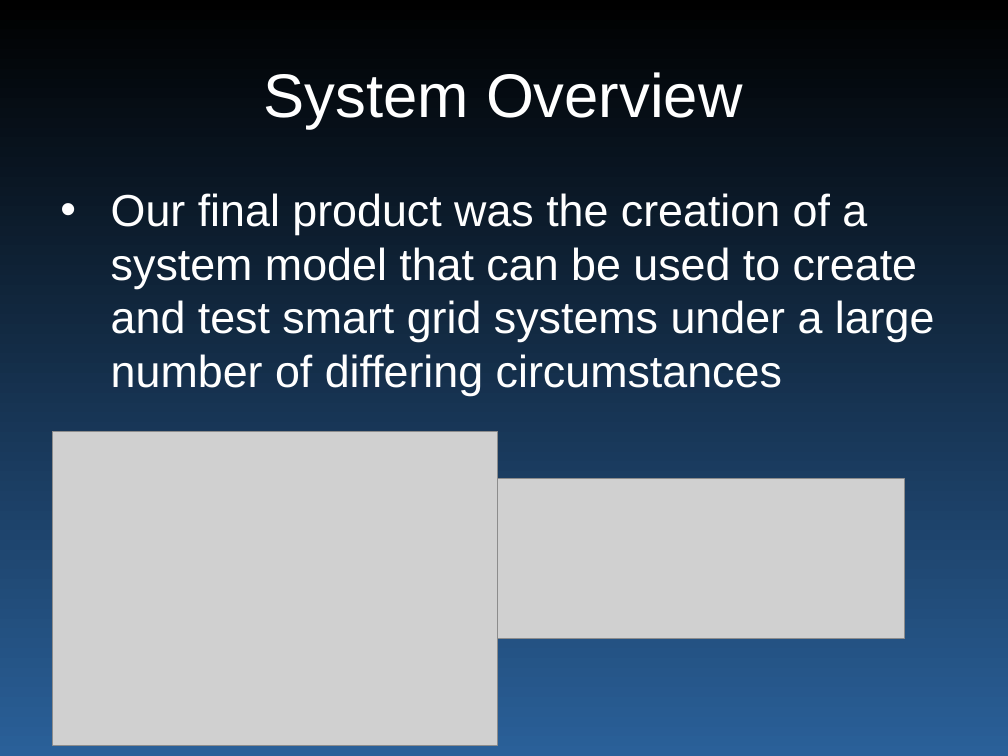
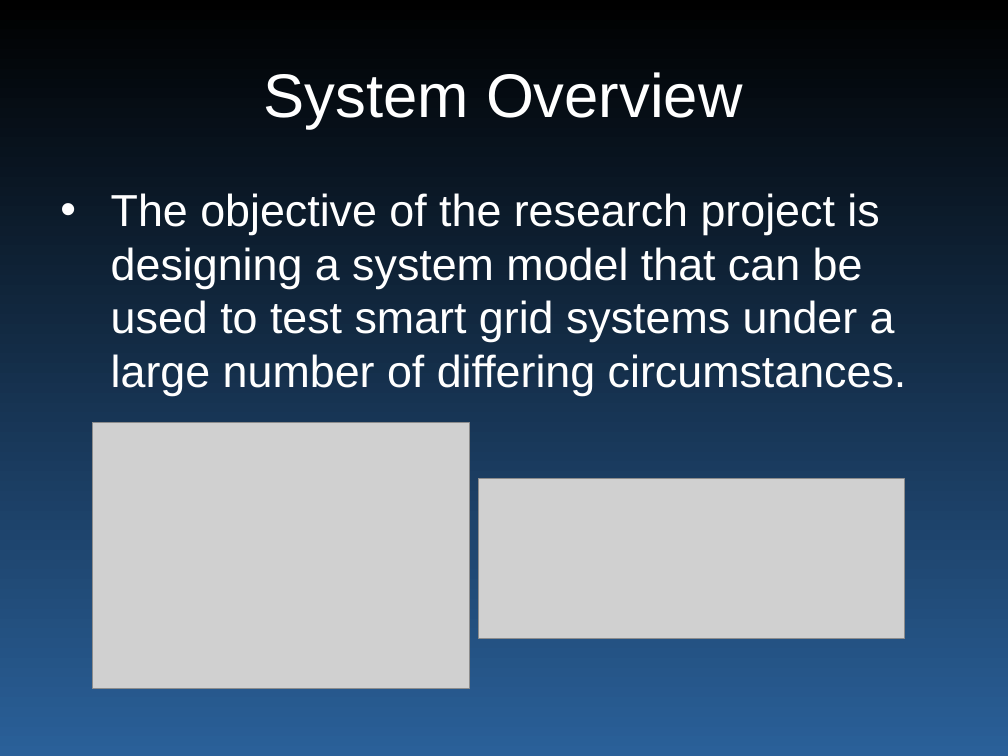
Before and after one commit to wyatt8740/CS460_Capstone, a slide deck: slide 5 of smartgrid_465_final_present.pptx. Drawn at 1008x756 pixels with LibreOffice and Linux fonts; fonts in the diff are those of the drawing; grey boxes stand for pictures. Boxes give left, top, right and bottom in pixels: in the first picture for what was removed or moved away, otherwise in the second. Text is boxed around its words. In the diff, an @@ line names an element or a change of style, - is before the commit and + after.

```diff
--- a/smartgrid_465_final_present.pptx
+++ b/smartgrid_465_final_present.pptx
@@ text at [111, 193, 907, 396]: text changed @@
-• Our final product was the creation of a system model that can be used to create and test smart grid systems under a large number of differing circumstances
+• The objective of the research project is designing a system model that can be used to test smart grid systems under a large number of differing circumstances.
@@ picture: place and size @@
-picture at [52, 431, 498, 746]
+picture at [93, 422, 470, 689]
```
Also in this commit, not shown: 7 other slides changed, 6 slides added, 1 other file.
